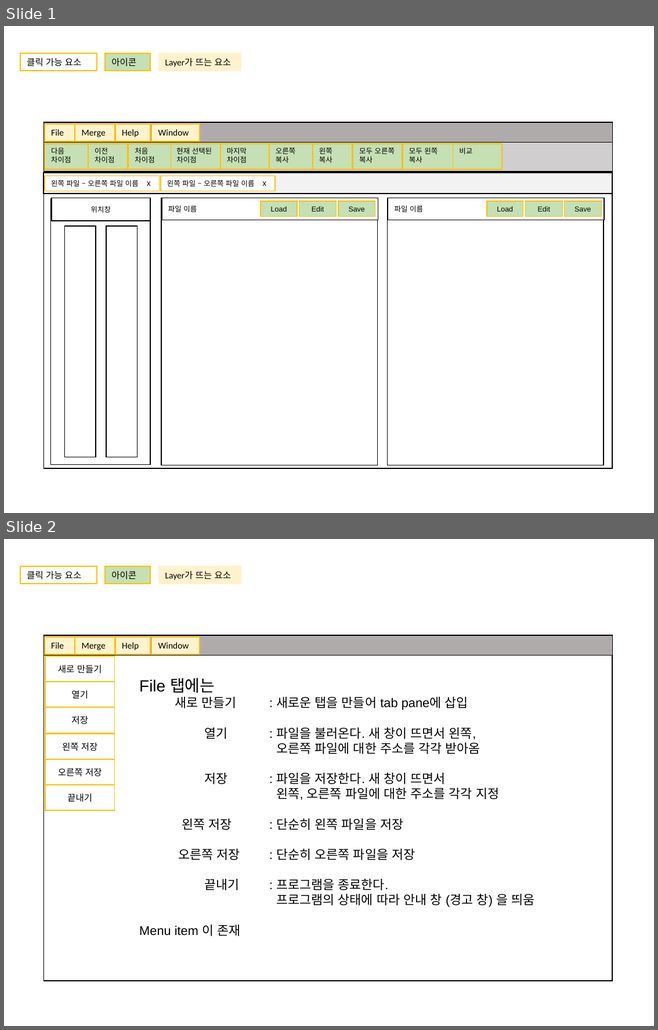
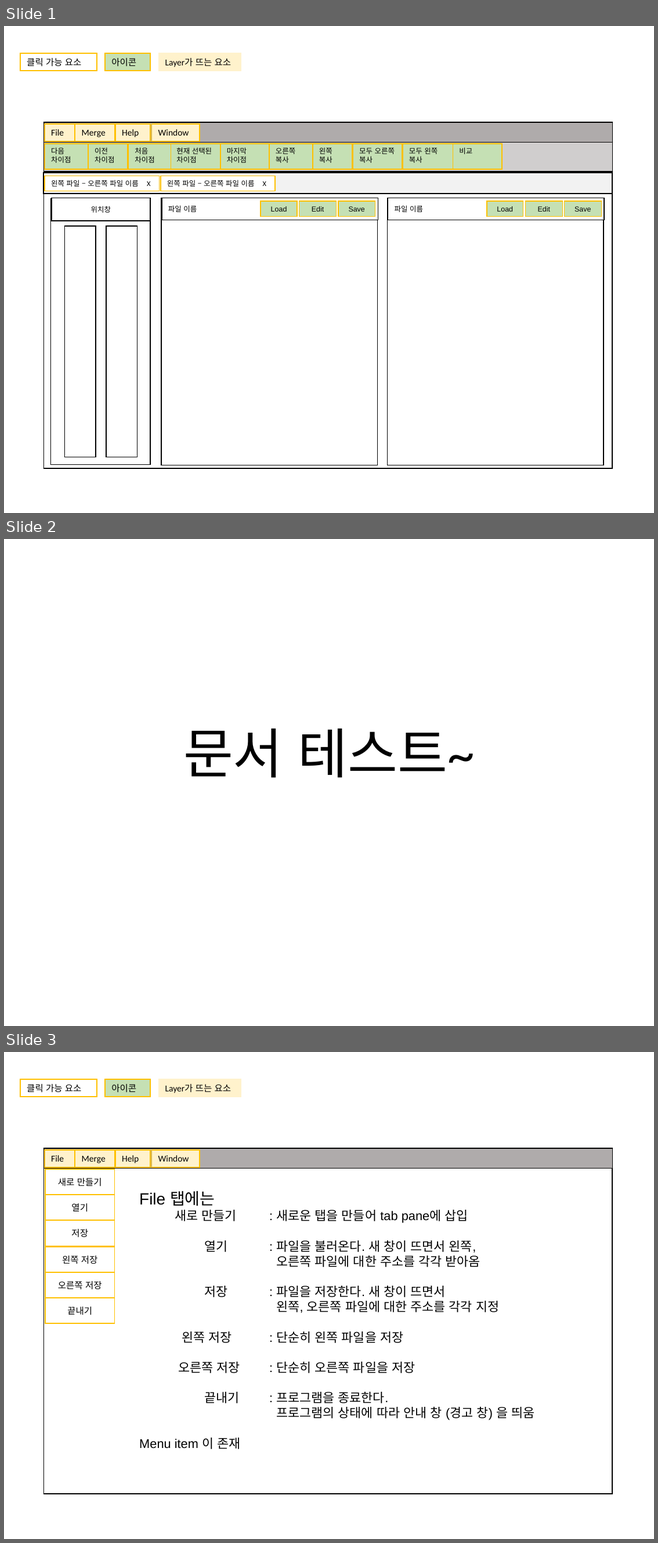
Before and after one commit to kyung2/cau_SE, a slide deck: SW.pptx. Shown one above the other, each under a label of ours: slides 1 and 2 before the commit, slides 1, 2 and 3 after it. The pictures are 658x1030 and 658x1543 pixels, drawn with LibreOffice and Linux fonts; fonts in the diff are those of the drawing. Boxes give left, top, right and bottom in pixels: in the first picture for what was removed or moved away, otherwise in the second. Text is boxed around its words. In the diff, an @@ line names an element or a change of style, - is before the commit and + after.

Commit message:
txt test

```diff
--- a/SW.pptx
+++ b/SW.pptx
@@ slide 2 added at (x1=4, y1=539, x2=654, y2=1026), background #FFFFFF @@
@@ title added at (x1=183, y1=728, x2=474, y2=778), 60 pt, text #000000 @@
+문서 테스트~
@@ what was slide 2 is now slide 3 @@
```
